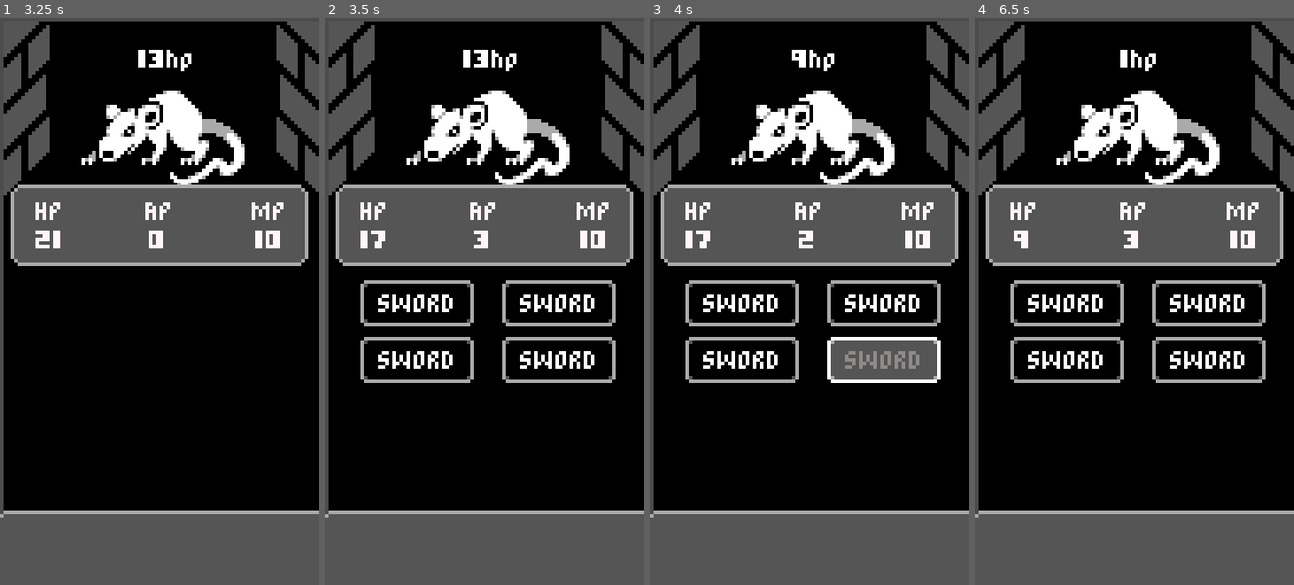
Above: before the commit, frames 1-4 (left to right).
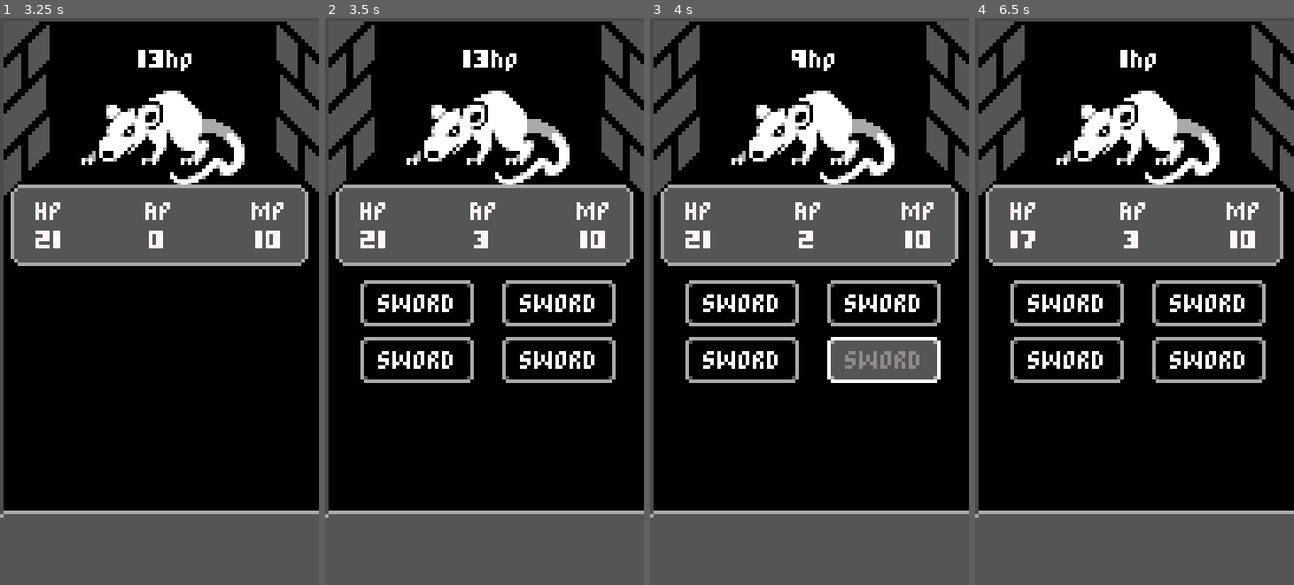
Above: after the commit, the same moments.

Repository: trunesh/turbasedRPgMobile
Game: Godot game, scene res://src/scenes/Battle.tscn
Same seed, same stepped clock (60 frames per second), same inputs: the game is played once before the commit and once after it.
Inputs:
- Up to frame 1 (3.25 s): click "SWORD" at 0.5 s; click "SWORD" at 1.25 s; click "SWORD" at 2 s
- Up to frame 2 (3.5 s): no input
- Up to frame 3 (4 s): click "SWORD" at 3.5 s
- Up to frame 4 (6.5 s): click "SWORD" at 4.25 s; click "SWORD" at 5 s

Frame 1 is identical in both runs. In frame 2, 0.1% of the frame differs, in the area x 11-19%, y 37-41%; in frame 3, 0.1%; in frame 4, 0.2%.

Commit message:
fixed double damage

Diff:
--- a/src/scenes/Enemy.gd
+++ b/src/scenes/Enemy.gd
@@ -33,7 +33,6 @@
 	self.target =target
 
 	yield(animationPlayer,"animation_finished")
-	target.hp-=4
 
 	self.target  = null
 	emit_signal("end_turn")
